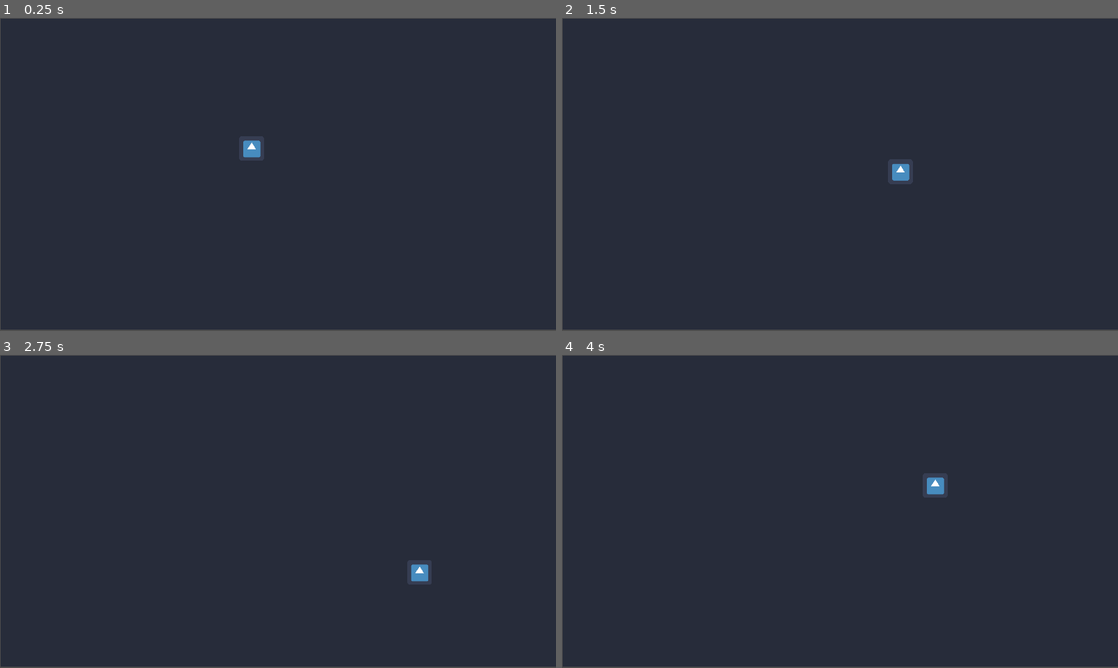
Above: before the commit, frames 1-4 (two rows, left to right).
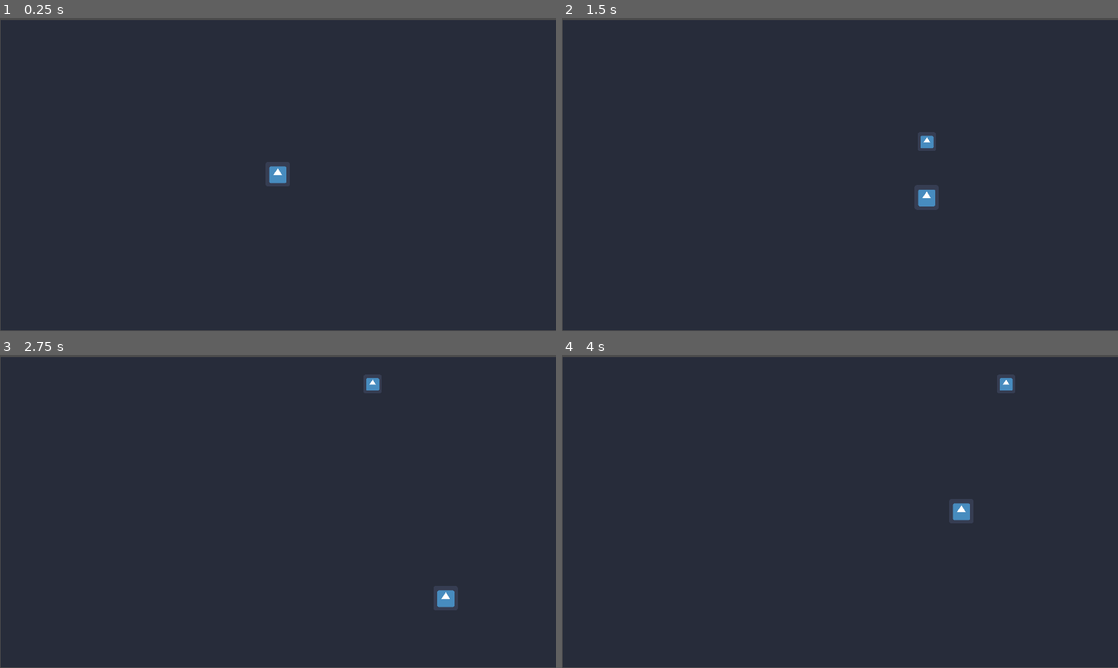
Above: after the commit, the same moments.

Repository: philippesic/Dlab-S2
Game: Godot game, scene res://Scenes/Level1.tscn
Two runs of this game, one before a commit and one after it. Both use one fixed random seed, a clock stepped at 60 frames per second and the inputs below. The engine's default icon, where the game draws it, is replaced by a stand-in: a white triangle on a blue panel in a dark square.
Inputs (mouse positions are in pixels of both pictures, inside the frame that each line leads up to):
- Up to frame 1 (0.25 s): no input
- Up to frame 2 (1.5 s): tap Enter at 0.5 s; move the mouse to (962, 158) at 0.52 s; hold D (right) 0.53-1.28 s; click (962, 158) at 0.6 s; move the mouse to (728, 190) at 1.27 s; hold S (down) from 1.28 s (still down); click (728, 190) at 1.35 s
- Up to frame 3 (2.75 s): move the mouse to (333, 442) at 2.02 s; release S (down) at 2.03 s; hold D (right) from 2.03 s (still down); click (333, 442) at 2.1 s
- Up to frame 4 (4 s): move the mouse to (812, 574) at 2.77 s; release D (right) at 2.78 s; hold W (up) 2.78-3.53 s; click (812, 574) at 2.85 s; move the mouse to (1006, 558) at 3.52 s; hold A (left) from 3.53 s (still down); click (1006, 558) at 3.6 s

The runs differ from the first frame. In frame 1, 1.0% of the frame differs, in the area x 0-100%, y 0-100%; in frame 2, 1.1%; in frame 3, 1.1%; in frame 4, 1.1%.

Commit message:
Added shooter to Player1 and bullet instance

Diff:
--- /dev/null
+++ b/Scenes/Bullet.tscn
@@ -0,0 +1,10 @@
+[gd_scene load_steps=3 format=2]
+
+[ext_resource path="res://Assets/icon.png" type="Texture" id=1]
+[ext_resource path="res://Scripts/Bullet.gd" type="Script" id=2]
+
+[node name="Bullet" type="KinematicBody2D"]
+script = ExtResource( 2 )
+
+[node name="Sprite" type="Sprite" parent="."]
+texture = ExtResource( 1 )
--- a/Scenes/Level1.tscn
+++ b/Scenes/Level1.tscn
@@ -7,16 +7,22 @@
 [node name="Level1" type="Node2D"]
 
 [node name="Background1" type="Sprite" parent="."]
-position = Vector2( 962.5, 538.5 )
+position = Vector2( 962, 542 )
 scale = Vector2( 191.9, 48.6818 )
 texture = ExtResource( 1 )
 
 [node name="Player1" type="KinematicBody2D" parent="."]
-position = Vector2( 962.5, 538.5 )
+position = Vector2( 960, 540 )
 scale = Vector2( 191.9, 48.6818 )
 script = ExtResource( 2 )
 
 [node name="Sprite" type="Sprite" parent="Player1"]
-position = Vector2( -0.488072, -1.81618 )
+position = Vector2( -0.00524902, -0.0205383 )
 scale = Vector2( 0.00686573, 0.0275481 )
 texture = ExtResource( 3 )
+
+[node name="BulletSpawn" type="Position2D" parent="Player1"]
+
+[node name="Target" type="KinematicBody2D" parent="Player1"]
+position = Vector2( 0, -11.0924 )
+scale = Vector2( 0.00521105, 0.0205416 )
--- /dev/null
+++ b/Scripts/Bullet.gd
@@ -0,0 +1,7 @@
+extends KinematicBody2D
+
+var velocity
+var speed = 1200
+
+func _physics_process(delta):
+	move_and_collide(velocity.normalized() * delta * speed)
--- a/Scripts/Player1.gd
+++ b/Scripts/Player1.gd
@@ -1,6 +1,9 @@
 extends KinematicBody2D
 
 #Galaga Player
+
+onready var bullet = preload("res://Scenes/Bullet.tscn")
+var shot
 
 const SPEED = 400
 const ACCELERATION = 99999
@@ -41,7 +44,13 @@
 	else:
 		velocity = velocity.move_toward(Vector2.ZERO, FRICTION * delta)
 
+	if Input.is_action_just_pressed("lmb"):
+		shoot()
+
 	velocity = move_and_slide(velocity)
 
 func shoot():
-	pass
+	shot = bullet.instance()
+	get_parent().add_child(shot)
+	shot.position = $BulletSpawn.global_position
+	shot.velocity = $Target.global_position - shot.position
